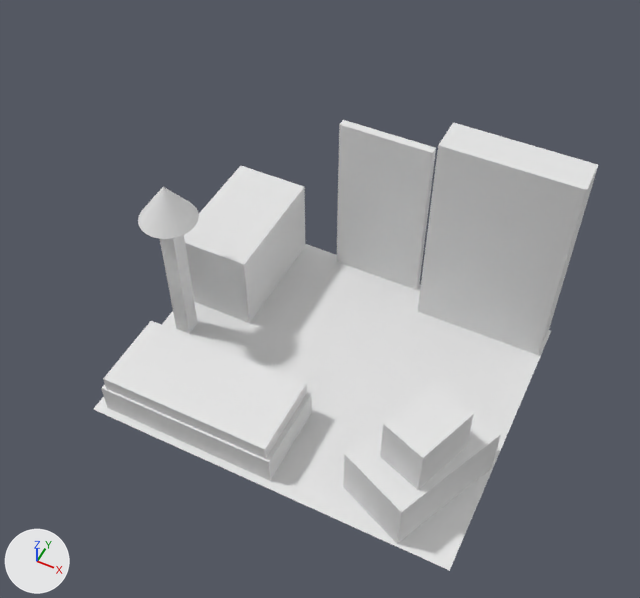
A saved change to the FBX model Assets/Assets/MainMenu/GrayBox.fbx.
The view is the same before and after, from a camera (50 mm lens) standing at (12.7, -26.7, 38.7) and looking at (-0.3, -0.7, 6.3). The lights are fixed; the arrows at lower left show +X, +Y and +Z. Where no turn or scale is listed for an object, it has been applied to the vertices.
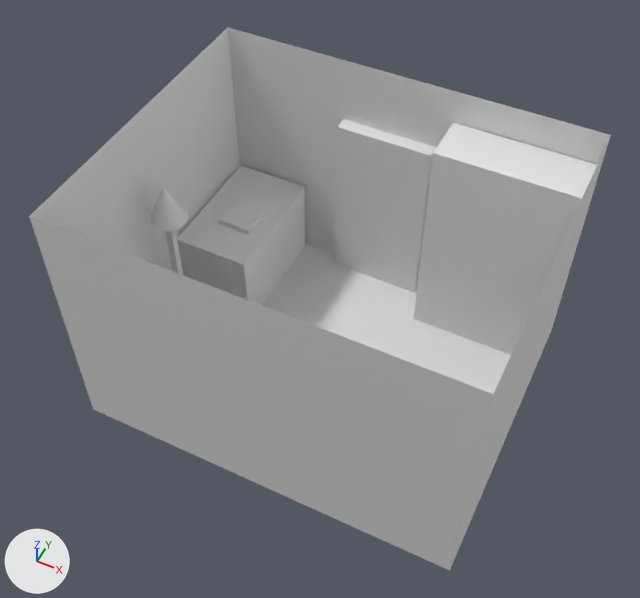
Commit message: Shit-box sorry

Where the newer file only moved an object's origin or applied its transform, the numbers keep the older frame.

Edits to the scene script, one JSON object a line:
```json
{"op": "add", "block": "me_cube_011", "code": ["me_cube_011 = bpy.data.meshes.new('Cube.011')", "me_cube_011.from_pydata([(-1.0, -1.0, -1.0), (-1.0, -1.0, 1.31), (-1.0, 1.0, -1.0), (-1.0, 1.0, 1.31), (1.0, -1.0, -1.0), (1.0, -1.0, 1.31), (1.0, 1.0, -1.0), (1.0, 1.0, 1.31), (-1.0, 0.0, -1.0), (-1.0, 0.0, 1.0), (1.0, 0.0, -1.0), (1.0, 0.0, 1.0)], [], [(8, 9, 3, 2), (2, 3, 7, 6), (10, 11, 5, 4), (4, 5, 1, 0), (8, 10, 4, 0), (11, 9, 1, 5), (7, 3, 9, 11), (2, 6, 10, 8), (6, 7, 11, 10), (0, 1, 9, 8)])"]}
{"op": "add", "block": "me_cube_012", "code": ["me_cube_012 = bpy.data.meshes.new('Cube.012')", "me_cube_012.from_pydata([(-10.0, -8.0, -6.9), (-10.0, -8.0, 6.9), (-10.0, 8.0, -6.9), (-10.0, 8.0, 6.9), (10.0, -8.0, -6.9), (10.0, -8.0, 6.9), (10.0, 8.0, -6.9), (10.0, 8.0, 6.9), (-3.3, 8.0, -6.9), (2.0, 8.0, -6.9), (2.0, 8.0, 3.3), (-3.3, 8.0, 3.3)], [], [(0, 2, 3, 1), (6, 7, 3, 2, 8, 11, 10, 9), (6, 4, 5, 7), (4, 0, 1, 5)])"]}
{"op": "set", "path": "ob_cube.rotation_euler", "old": "(0.0, 0.0, -1.99)", "new": "(0.0, 0.0, 0.0)", "note": "degrees (0, 0, -114) -> degrees (0, 0, 0)"}
{"op": "set", "path": "ob_cube", "old": "bpy.data.objects.new('Cube', me_cube_001)", "new": "bpy.data.objects.new('Cube', me_cube_011)"}
{"op": "set", "path": "ob_cube.location", "old": "(6.85, -4.15, 1.5)", "new": "(-7.44, 4.16, 4.8)"}
{"op": "set", "path": "ob_cube.scale", "old": "(3.21, 1.94, 1.53)", "new": "(0.965, 1.22, 0.25)"}
{"op": "set", "path": "ob_cube_003.location", "old": "(6.26, 6.96, 6.02)", "new": "(6.26, 6.63, 6.02)"}
{"op": "set", "path": "ob_cube_003.scale", "old": "(1.0, 3.6, 6.03)", "new": "(1.32, 3.6, 6.03)"}
{"op": "set", "path": "ob_cube_001", "old": "bpy.data.objects.new('Cube.001', me_cube_002)", "new": "bpy.data.objects.new('Cube.001', me_cube_010)"}
{"op": "set", "path": "ob_cube_002.scale", "old": "(0.437, 0.437, 4.59)", "new": "(0.182, 0.182, 4.64)"}
{"op": "set", "path": "ob_cube_004.scale", "old": "(2.61, 0.233, 5.14)", "new": "(2.61, 0.467, 5.14)"}
{"op": "set", "path": "ob_cone.scale", "old": "(1.51, 1.51, 1.03)", "new": "(0.977, 0.977, 1.02)"}
{"op": "add", "block": "ob_walls", "code": ["ob_walls = bpy.data.objects.new('Walls', me_cube_012)", "ob_walls.location = (0.0, 0.0, 6.9)"]}
```

Boxes (x1, y1, x2, y2) around the edits, measured in the pictures (640 x 598 px; the box of a moved part takes in the faces that stretch with it):
```json
{"object": "Walls", "change": "added", "after": [29, 27, 611, 571]}
{"object": "Cube.003", "change": "moved, rescaled", "before": [418, 122, 598, 355], "after": [413, 123, 597, 355]}
{"object": "Cube.004", "change": "rescaled", "before": [337, 120, 436, 290], "after": [335, 119, 436, 292]}
{"object": "Cube", "change": "reshaped, moved, rescaled, turned", "before": [343, 384, 501, 544], "after": [218, 193, 270, 234]}
{"object": "Cube.002", "change": "rescaled", "before": [160, 235, 198, 334], "after": [166, 230, 183, 275]}
{"object": "Cone", "change": "rescaled", "before": [138, 187, 199, 239], "after": [149, 187, 188, 231], "on screen": "35% narrower, 15% shorter"}
{"part": 1, "of": "me_cube_002", "change": "moved or reshaped", "before": [103, 321, 307, 459], "on screen": "not visible afterwards"}
{"object": "Plane", "change": "unchanged, covered by the edit", "before": [94, 244, 551, 571], "after": [262, 244, 511, 394]}
{"object": "Cube.005", "change": "unchanged, covered by the edit", "before": [380, 383, 474, 490]}
{"object": "Cube.006", "change": "unchanged, covered by the edit", "before": [101, 384, 312, 481]}
```
